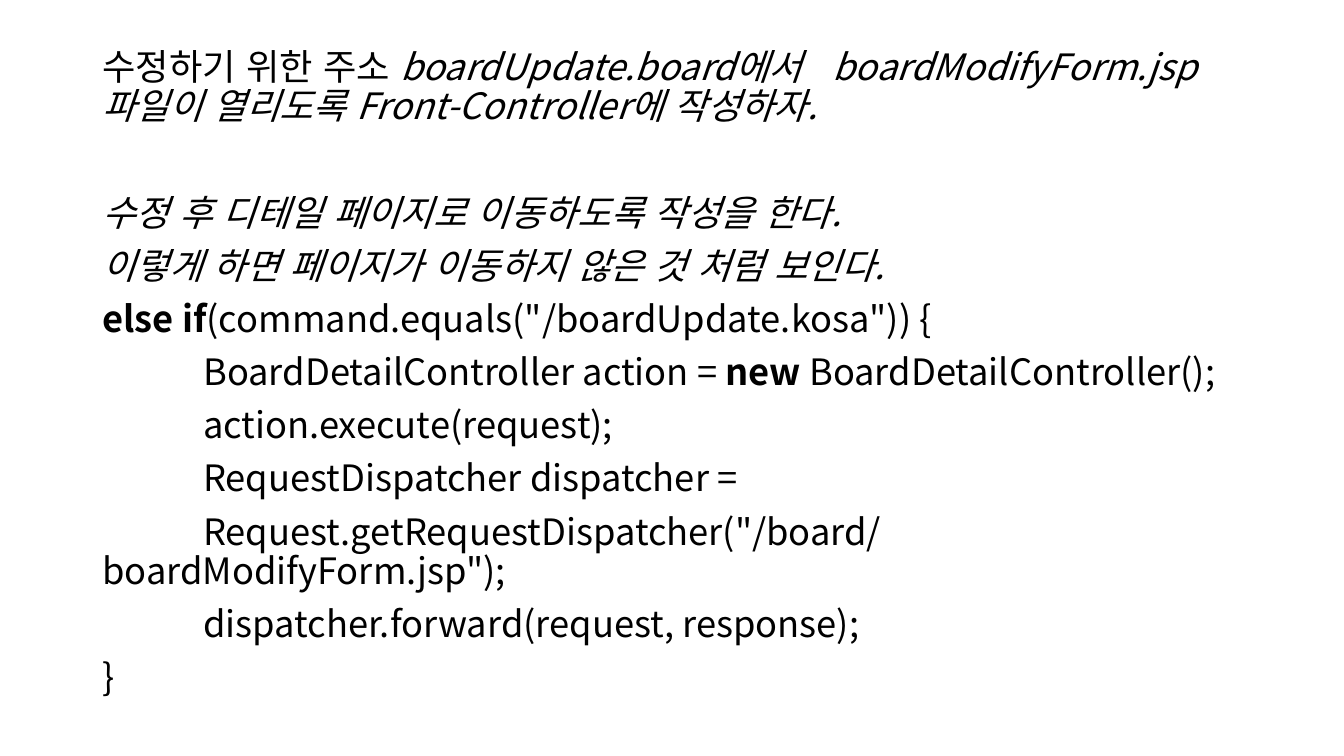
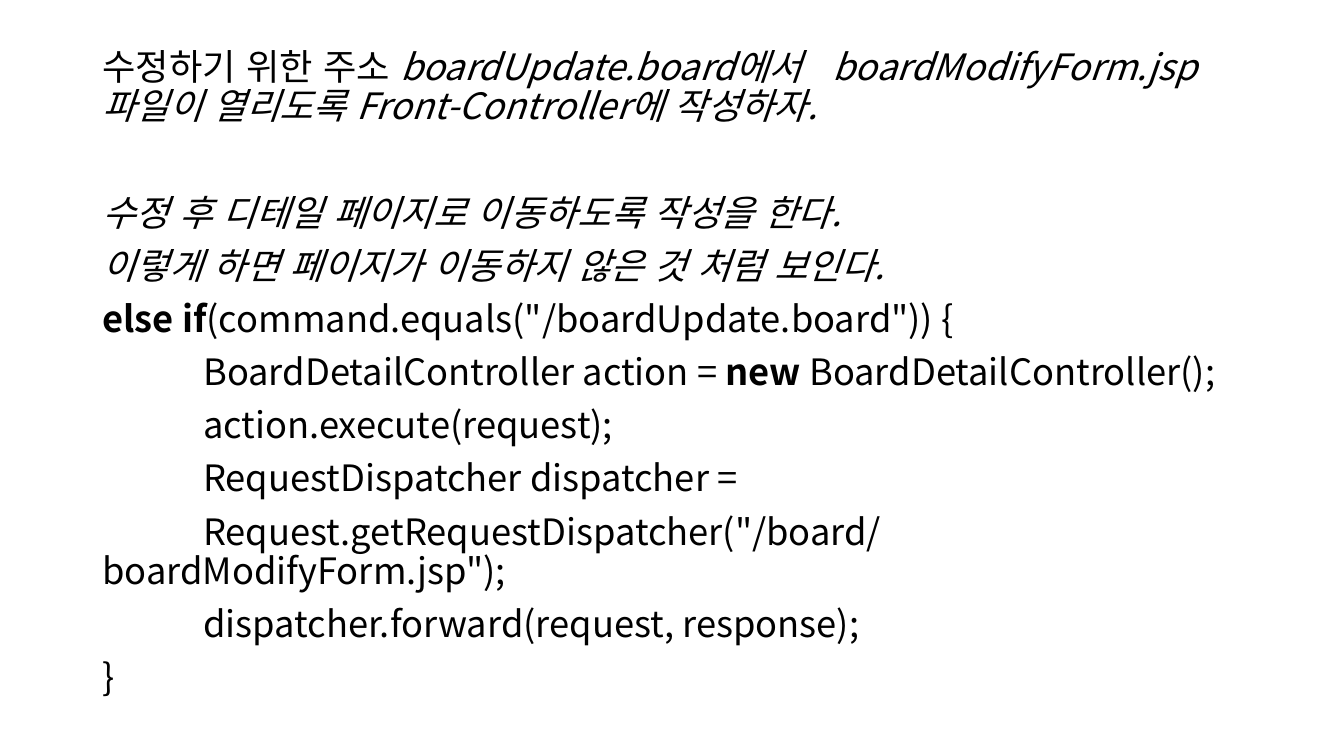
Before and after one commit to SoongMoo/hkblockchain220914, a slide deck: slide 37 of WEB/JSP/board.pptx. Drawn at 1344x756 pixels with LibreOffice and Linux fonts; fonts in the diff are those of the drawing. Boxes give left, top, right and bottom in pixels: in the first picture for what was removed or moved away, otherwise in the second. Text is boxed around its words. In the diff, an @@ line names an element or a change of style, - is before the commit and + after.

```diff
--- a/WEB/JSP/board.pptx
+++ b/WEB/JSP/board.pptx
@@ text at (102,302,933,341): text changed @@
-else if(command.equals("/boardUpdate.kosa")) {
+else if(command.equals("/boardUpdate.board")) {
```
Also in this commit, not shown: 2 other slides changed.
